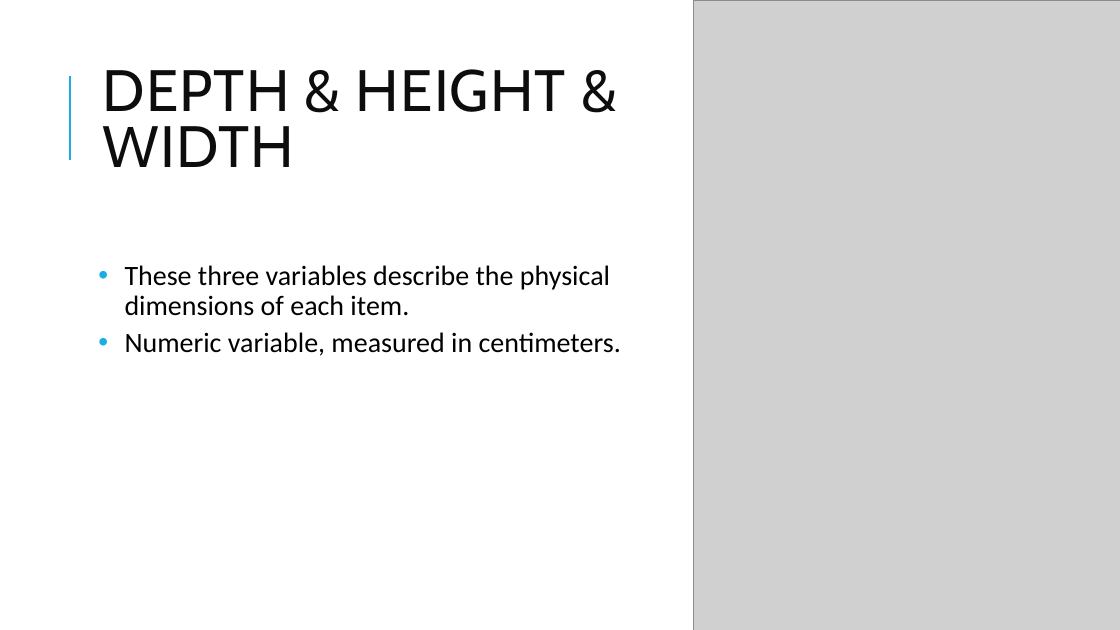
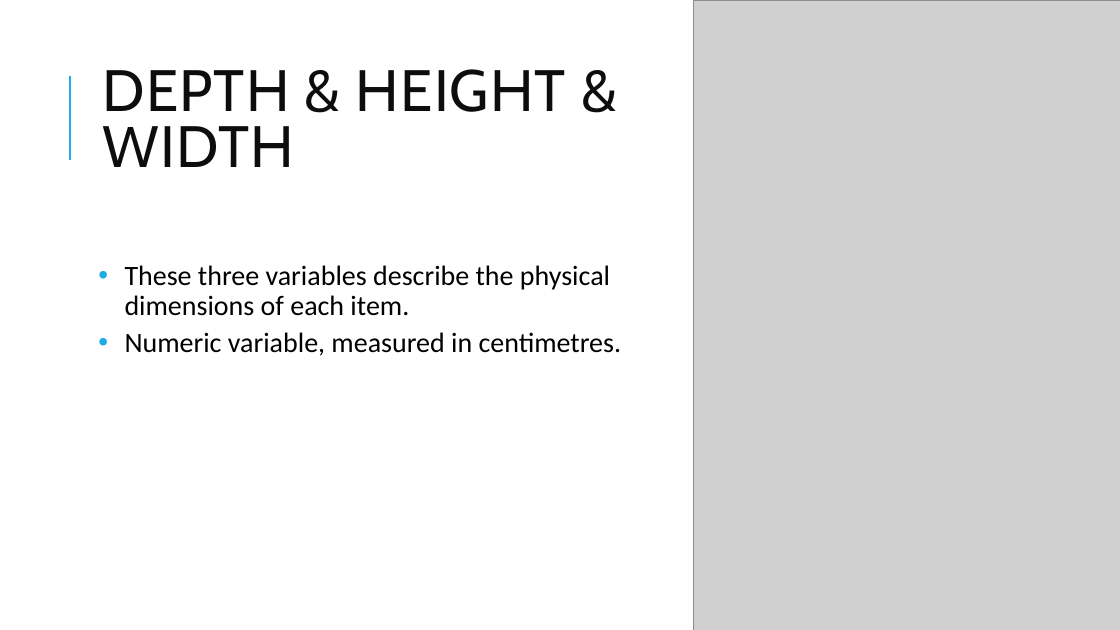
Before and after one commit to w-arnott/DAS-Group-23, a slide deck: slide 7 of Group_23_presentation.pptx. Drawn at 1120x630 pixels with LibreOffice and Linux fonts; fonts in the diff are those of the drawing; grey boxes stand for pictures. Boxes give left, top, right and bottom in pixels: in the first picture for what was removed or moved away, otherwise in the second. Text is boxed around its words. In the diff, an @@ line names an element or a change of style, - is before the commit and + after.

Commit message:
Have some changes after we have a meet in 17 March.
Change a few words of the text.

```diff
--- a/Group_23_presentation.pptx
+++ b/Group_23_presentation.pptx
@@ text at (x1=125, y1=332, x2=622, y2=356): text changed @@
-• Numeric variable, measured in centimeters.
+• Numeric variable, measured in centimetres.
```
Also in this commit, not shown: 5 other slides changed.
